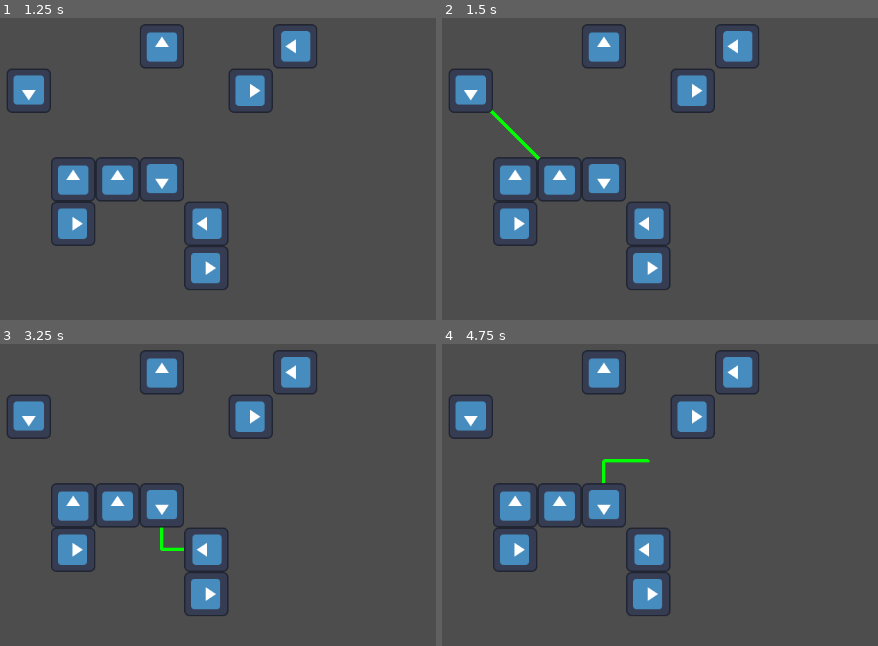
Above: before the commit, frames 1-4 (two rows, left to right).
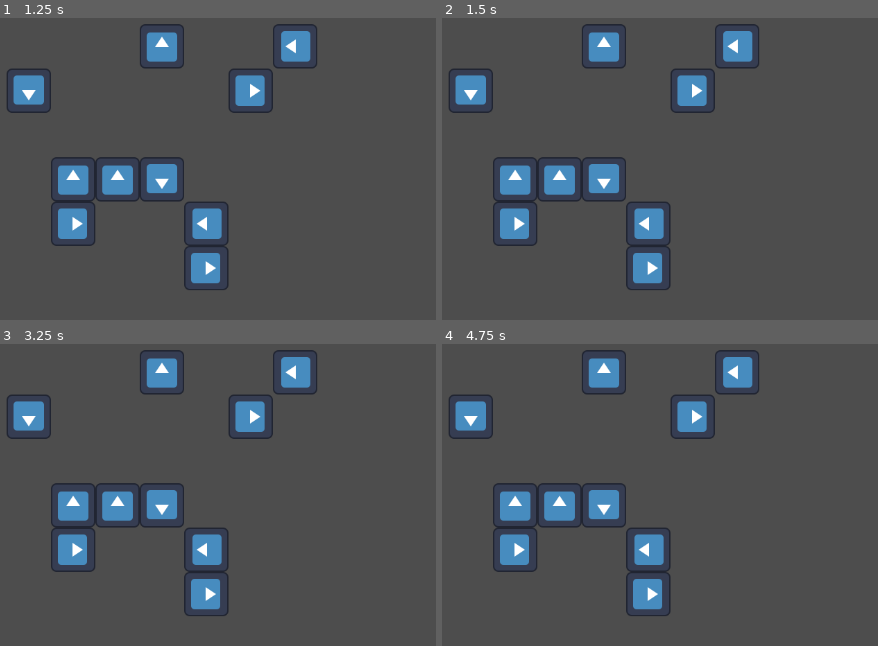
Above: after the commit, the same moments.

Repository: sbxte/gimapp25-hands-on
Game: Godot game, scene res://scenes/Main.tscn
Two runs of this game, one before a commit and one after it. Both use one fixed random seed, a clock stepped at 60 frames per second and the inputs below. The engine's default icon, where the game draws it, is replaced by a stand-in: a white triangle on a blue panel in a dark square.
Inputs (mouse positions are in pixels of both pictures, inside the frame that each line leads up to):
- Up to frame 1 (1.25 s): tap Enter at 0.5 s; drag from (74, 223) to (418, 126) at 0.52 s
- Up to frame 2 (1.5 s): drag from (472, 90) to (742, 316) at 1.27 s
- Up to frame 3 (3.25 s): move the mouse to (74, 504) at 2.02 s; click (74, 504) at 2.17 s; tap Space at 2.75 s; drag from (204, 549) to (100, 485) at 2.77 s
- Up to frame 4 (4.75 s): tap Enter at 3.5 s; drag from (694, 416) to (821, 552) at 3.52 s; tap Space at 4.25 s; drag from (559, 504) to (660, 440) at 4.27 s

Frame 1 is identical in both runs. In frame 2, 0.2% of the frame differs, in the area x 11-23%, y 30-48%; in frame 3, 0.1%; in frame 4, 0.2%, in the area x 36-48%, y 38-47%.

Commit message:
feat: stop path when hits diff cat
feat: stopping the path when it hits a different cat, cause i think it does that

Diff:
--- a/scripts/main.gd
+++ b/scripts/main.gd
@@ -62,7 +62,14 @@
 	if not dragging:
 		return
 
-	if cat == first_cat or cat.type != first_cat.type:
+	if cat == first_cat:
+		return
+
+	# When the mouse enters a cat that isn't the same type, delete the path
+	if cat.type != first_cat.type:
+		dragging = false
+		path.clear()
+		queue_redraw()
 		return
 
 	# Delete cats
